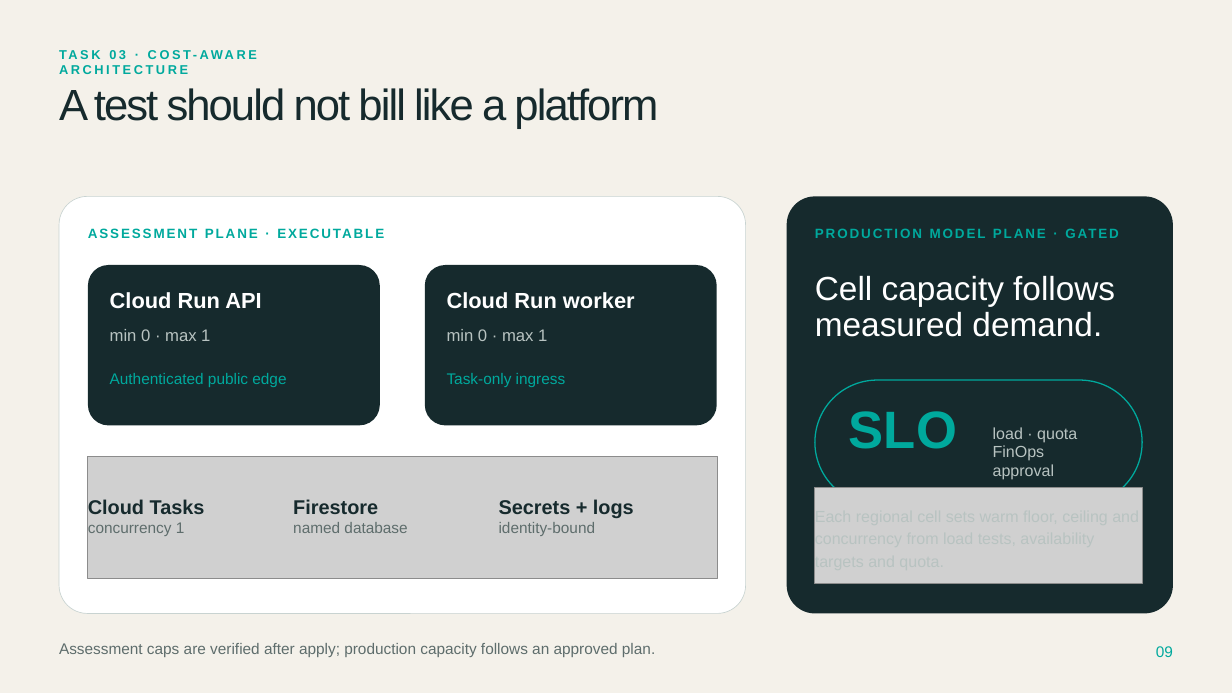
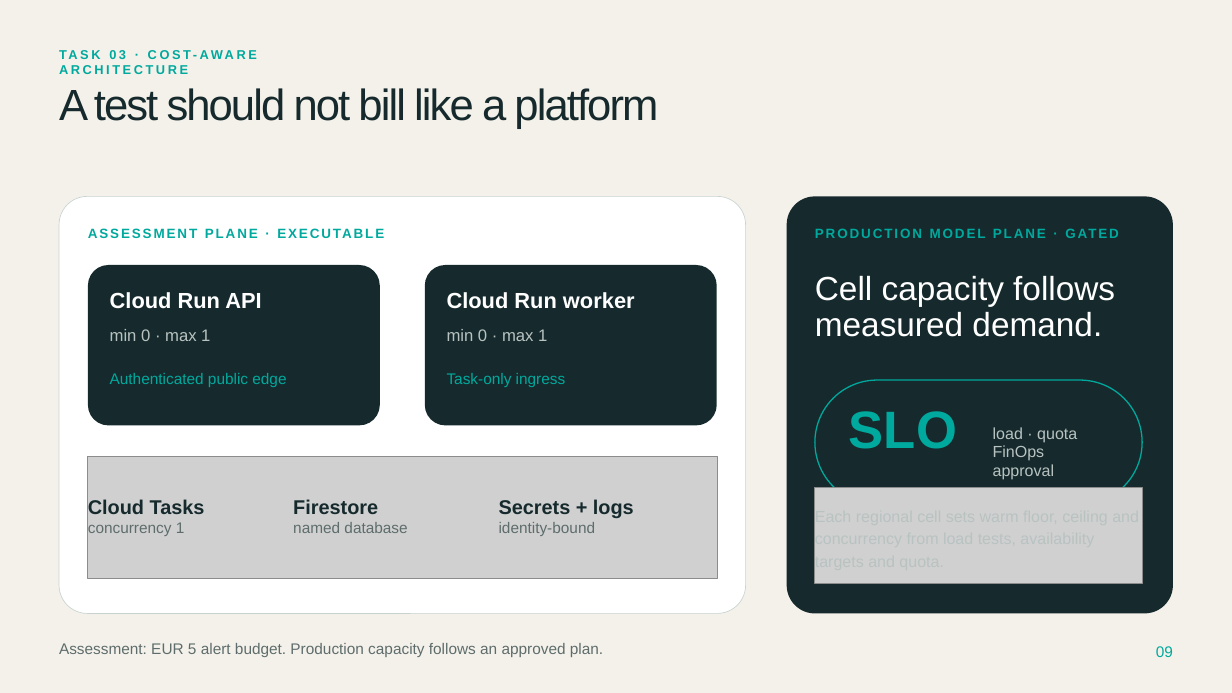
Before and after one commit to BlehMaks/siemens-senior-ai-engineer-test, a slide deck: slide 9 of presentation/siemens-senior-ai-engineer-test.pptx. Drawn at 1232x693 pixels with LibreOffice and Linux fonts; fonts in the diff are those of the drawing; grey boxes stand for pictures. Boxes give left, top, right and bottom in pixels: in the first picture for what was removed or moved away, otherwise in the second. Text is boxed around its words. In the diff, an @@ line names an element or a change of style, - is before the commit and + after.

Commit message:
docs(presentation): label the assessment budget
Show the EUR 5 alert budget in the visible assessment footer while keeping the production model plane governed by SLO, measured load, regional quota, and FinOps approval.

This closes the final product-level review finding without changing slide geometry, theme, or production capacity guidance.

```diff
--- a/presentation/siemens-senior-ai-engineer-test.pptx
+++ b/presentation/siemens-senior-ai-engineer-test.pptx
@@ text at (x1=151, y1=643, x2=603, y2=657): text changed @@
-Assessment caps are verified after apply; production capacity follows an approved plan.
+Assessment: EUR 5 alert budget. Production capacity follows an approved plan.
```
Also in this commit, not shown: 1 other file.
